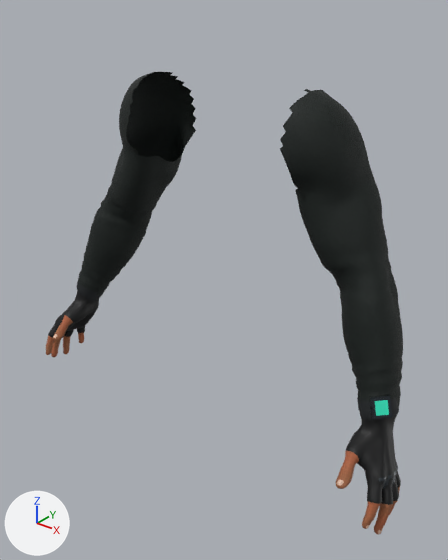
Before and after pictures for a commit that changed the glTF model game/assets/slice/fp_arms.glb.
One viewpoint serves both versions: a 50 mm camera at (0.659, -0.838, 1.459) aimed at (0.028, -0.05, 0.971). Lighting does not change. The marker at lower left points along +X, +Y and +Z. The first picture is the older version. Vertices at exactly the same position are counted once.

The scene before the commit, as lines of its bpy script (objects in view):
```python
me_tacticalarmsmesh = bpy.data.meshes.new('TacticalArmsMesh')
me_tacticalarmsmesh.from_pydata(...)  # 10106 vertices, 20022 faces; spans x -0.415..0.415, y -0.169..0.099, z 0.669..1.312
# faces by material slot: [8410, 560, 5934, 258, 4480, 320, 48, 12]
me_tacticalarmsmesh.materials.append(mat_mat_sleeve)
me_tacticalarmsmesh.materials.append(mat_mat_cuff)
me_tacticalarmsmesh.materials.append(mat_mat_glove)
me_tacticalarmsmesh.materials.append(mat_mat_knucklearmor)  # dark grey #353c42
me_tacticalarmsmesh.materials.append(mat_mat_skin)
me_tacticalarmsmesh.materials.append(mat_mat_nail)  # beige #d8b39d
me_tacticalarmsmesh.materials.append(mat_mat_watchcase)  # dark grey #2d3439
me_tacticalarmsmesh.materials.append(mat_mat_watchscreen)  # cyan #1eaf90, glowing cyan #1d886f
ob_tacticalarms = bpy.data.objects.new('TacticalArms', me_tacticalarmsmesh)
ob_tacticalarms.location = (0.0, 0.0, 0.0)
```
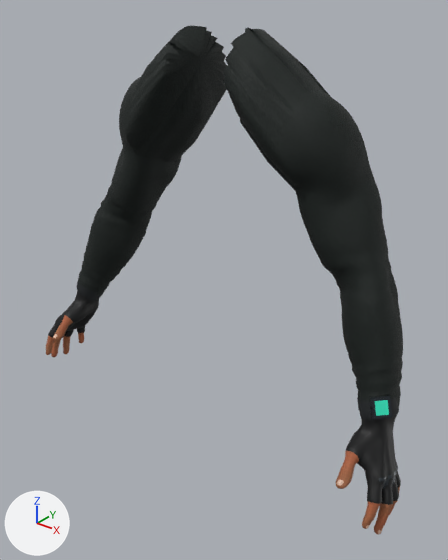
Changed parts and their boxes (x1, y1, x2, y2) in the pictures (448 x 560 px):
'TacticalArms', reshaped (10% taller)
    before: (46, 72, 403, 535)
    after: (46, 25, 403, 535)
part 1 of me_tacticalarmsmesh, added
    after: (126, 25, 331, 191)

Edits to the bpy script that builds the scene:
```text
Change me_tacticalarmsmesh:
    used by ob_tacticalarms; location = (0.0, 0.0, 0.0)
    remove me_tacticalarmsmesh.from_pydata(...)  # 10106 vertices, 20022 faces; spans x -0.415..0.415, y -0.169..0.099, z 0.669..1.312
    add me_tacticalarmsmesh.from_pydata(...)  # 10360 vertices, 20652 faces; spans x -0.415..0.415, y -0.169..0.099, z 0.669..1.393
    me_tacticalarmsmesh part 1: 254 vertices added at x -0.127..0.127, y -0.093..0.094, z 1.177..1.393
```
